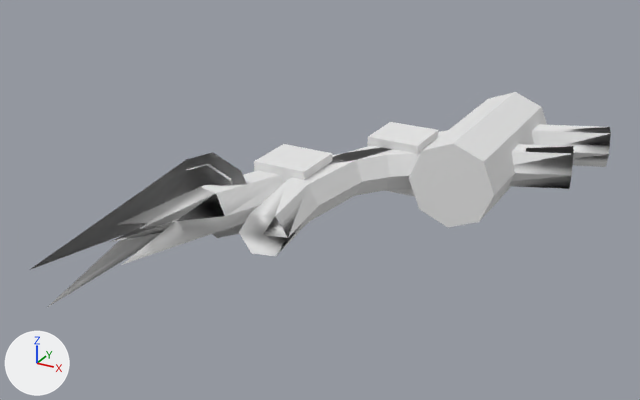
An edit to the OBJ model assets/meshes/hull_sarn_battleship_frag_1.obj, drawn before and after from the same camera.
One viewpoint serves both versions: a 50 mm lens placed at (0.207, 0.095, 1.044), pointed at (-0.688, 1.722, 0.23). Lighting does not change. The marker at lower left points along +X, +Y and +Z. The older version comes first. Where no turn or scale is listed for an object, it has been applied to the vertices.

Script lines for the objects in view, before the commit:
```python
me_hull_sarn_battleship_frag_1 = bpy.data.meshes.new('hull_sarn_battleship_frag_1')
me_hull_sarn_battleship_frag_1.from_pydata(...)  # 162 vertices, 292 faces; spans x -1.005..-0.172, y 1.142..2.42, z 0.133..0.346
# faces by material slot: [238, 54]
me_hull_sarn_battleship_frag_1.materials.append(mat_skin)  # white #e7e7e7
me_hull_sarn_battleship_frag_1.materials.append(mat_interior)  # white #e7e7e7
ob_hull_sarn_battleship_frag_1 = bpy.data.objects.new('hull_sarn_battleship_frag_1', me_hull_sarn_battleship_frag_1)
ob_hull_sarn_battleship_frag_1.location = (0.0, 0.0, 0.0)
```
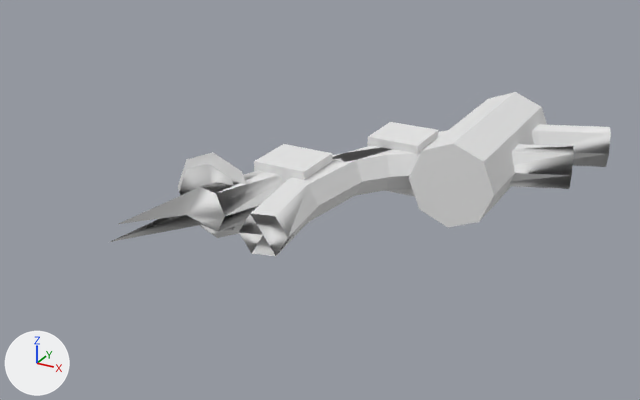
The newer file is also rescaled (x1.019), turned or shifted as a whole; pictures and numbers use the older file's frame.

Where the change shows, as pixel boxes (x1, y1, x2, y2) in the pictures (640 x 400 px):
'hull_sarn_battleship_frag_1', reshaped (14% narrower, 24% shorter)
    before: (30, 92, 611, 307)
    after: (110, 92, 611, 256)
part 1 of me_hull_sarn_battleship_frag_1, cut back
    before: (30, 152, 287, 307)
    after: (110, 169, 287, 256)

The edits, one by one:
me_hull_sarn_battleship_frag_1 is used by ob_hull_sarn_battleship_frag_1; location (0.0, 0.0, 0.0).
me_hull_sarn_battleship_frag_1 had 162 vertices, 292 faces and spanned x -1.005..-0.172, y 1.142..2.42, z 0.133..0.346.
me_hull_sarn_battleship_frag_1 now has 157 vertices, 276 faces and spans x -1.005..-0.172, y 1.309..2.42, z 0.133..0.346.
Part 1, on me_hull_sarn_battleship_frag_1:
6 vertices are removed from x -1.005..-0.872, y 1.142..1.515, z 0.164..0.286.
33 faces are deleted.
1 vertex is added at (-0.885, 1.483, 0.245).
17 new faces join them, mat_interior (white #e7e7e7).
Other edits to the shape of me_hull_sarn_battleship_frag_1 do not show in these pictures.
